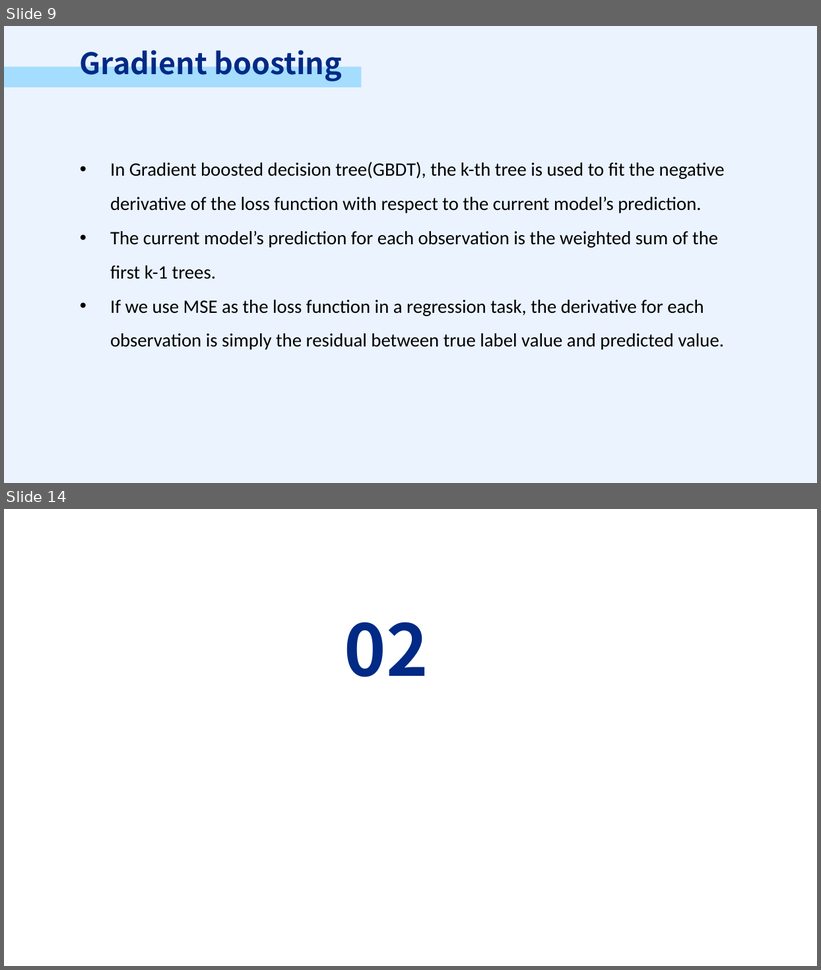
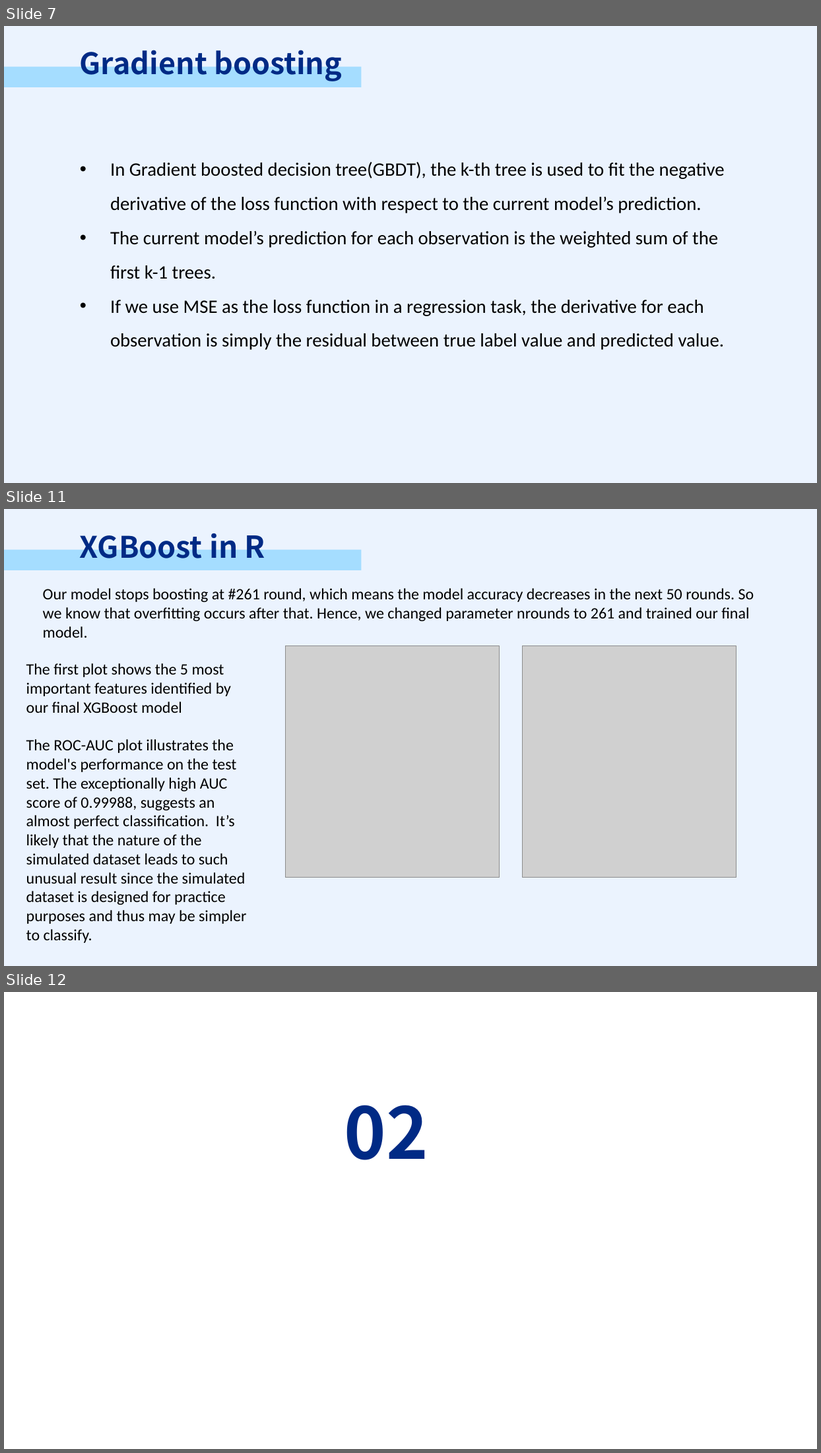
Before and after one commit to PSTAT197-F23/PSTAT197A_FP_Group1, a slide deck: scripts/drafts/PRESENTATION.pptx. Shown one above the other, each under a label of ours: slides 9 and 14 before the commit, slides 7, 11 and 12 after it; the slides between them are not shown. The pictures are 821x970 and 821x1453 pixels, drawn with LibreOffice and Linux fonts; fonts in the diff are those of the drawing; grey boxes stand for pictures; background and template pictures are left out. Boxes give left, top, right and bottom in pixels: in the first picture for what was removed or moved away, otherwise in the second. Text is boxed around its words. In the diff, an @@ line names an element or a change of style, - is before the commit and + after.

```diff
--- a/scripts/drafts/PRESENTATION.pptx
+++ b/scripts/drafts/PRESENTATION.pptx
@@ slide 11 added at box(4, 509, 817, 966), background #EBF3FE @@
@@ text added at box(80, 527, 265, 559), 26.3 pt, text #002A85, bold @@
+XGBoost in R
@@ rectangle added at box(4, 550, 362, 571), fill #A5DDFF @@
@@ text added at box(43, 588, 754, 638), 14 pt, text #000000 @@
+Our model stops boosting at #261 round, which means the model accuracy decreases in the next 50 rounds. So we know that overfitting occurs after that. Hence, we changed parameter nrounds to 261 and trained our final model.
@@ picture added at box(285, 646, 499, 877) @@
@@ picture added at box(522, 646, 736, 877) @@
@@ text added at box(26, 663, 246, 943), 14 pt, text #000000 @@
+The first plot shows the 5 most important features identified by our final XGBoost model
+The ROC-AUC plot illustrates the model's performance on the test set. The exceptionally high AUC score of 0.99988, suggests an almost perfect classification. It’s likely that the nature of the simulated dataset leads to such unusual result since the simulated dataset is designed for practice purposes and thus may be simpler to classify.
@@ what was slide 9 is now slide 7 @@
@@ what was slide 14 is now slide 12 @@
```
Also in this commit, not shown: 3 slides changed, 3 slides removed.
